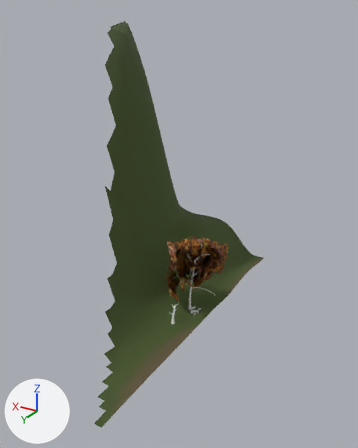
An edit to the glTF model eloria-assets/maps/four-gates/chunks/07_08/world.glb, drawn before and after from the same camera.
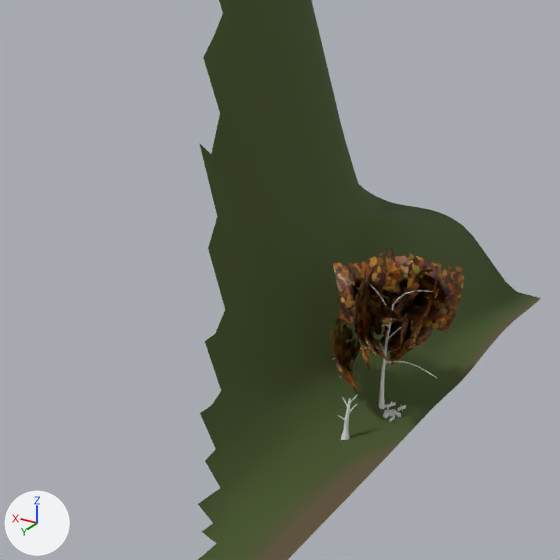
Each version appears first whole from a camera (50 mm lens) standing at (89.7, 118.8, 93.9) and looking at (151.6, 15.7, 42.3), and next in a close-up on the part from 3% to 76% of the width and 27% to 85% of the height. Every picture has the same lights, and +X, +Y and +Z are marked at lower left. The first two pictures are the older version. Where no turn or scale is listed for an object, it has been applied to the vertices.

The first close-up shows 'Grove_00192_Tree_0899_dead_snag_Wood', 'Grove_00195_Tree_0702_pale_birch_Canopy', 'Grove_00195_Tree_0702_pale_birch_Wood', 'Terrain_four_gates_07_08', 'WoodlandFloor_0121_Undergrowth_0061'.
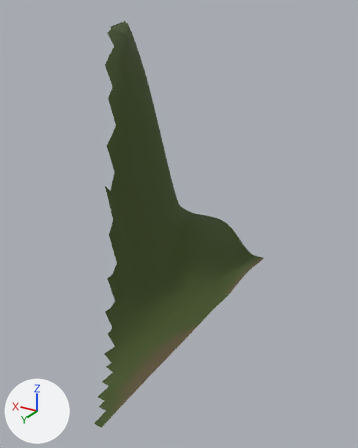
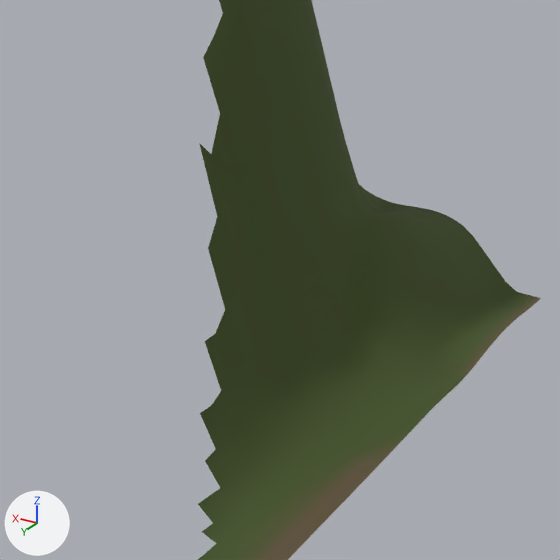
What differs and where, as boxes (x1, y1, x2, y2) in the close-ups (560 x 560 px):
'Grove_00195_Tree_0702_pale_birch_Canopy', deleted (brown)
    before: (330, 248, 464, 391)
'Grove_00195_Tree_0702_pale_birch_Wood', deleted
    before: (333, 284, 437, 409)
'Grove_00192_Tree_0899_dead_snag_Wood', deleted
    before: (338, 395, 357, 440)
'WoodlandFloor_0121_Undergrowth_0061', deleted
    before: (383, 402, 406, 422)

What changed in the scene script:
```text
Remove ob_grove_00192_tree_0899_dead_snag_wood:
    ob_grove_00192_tree_0899_dead_snag_wood = bpy.data.objects.new('Grove_00192_Tree_0899_dead_snag_Wood', me_tree_dead_snag_v2_low_wood)
    ob_grove_00192_tree_0899_dead_snag_wood.location = (148.3, 24.4, 17.5)
Remove ob_grove_00195_tree_0702_pale_birch_wood:
    ob_grove_00195_tree_0702_pale_birch_wood = bpy.data.objects.new('Grove_00195_Tree_0702_pale_birch_Wood', me_tree_pale_birch_v0_low_wood)
    ob_grove_00195_tree_0702_pale_birch_wood.location = (147.6, 16.5, 17.7)
Remove ob_grove_00195_tree_0702_pale_birch_canopy:
    ob_grove_00195_tree_0702_pale_birch_canopy = bpy.data.objects.new('Grove_00195_Tree_0702_pale_birch_Canopy', me_tree_pale_birch_v0_low_canopy)
    ob_grove_00195_tree_0702_pale_birch_canopy.location = (147.6, 16.5, 17.7)
Remove ob_woodlandfloor_0121_undergrowth_0061:
    ob_woodlandfloor_0121_undergrowth_0061 = bpy.data.objects.new('WoodlandFloor_0121_Undergrowth_0061', me_undergrowth_5)
    ob_woodlandfloor_0121_undergrowth_0061.location = (145.7, 17.1, 17.6)
```
